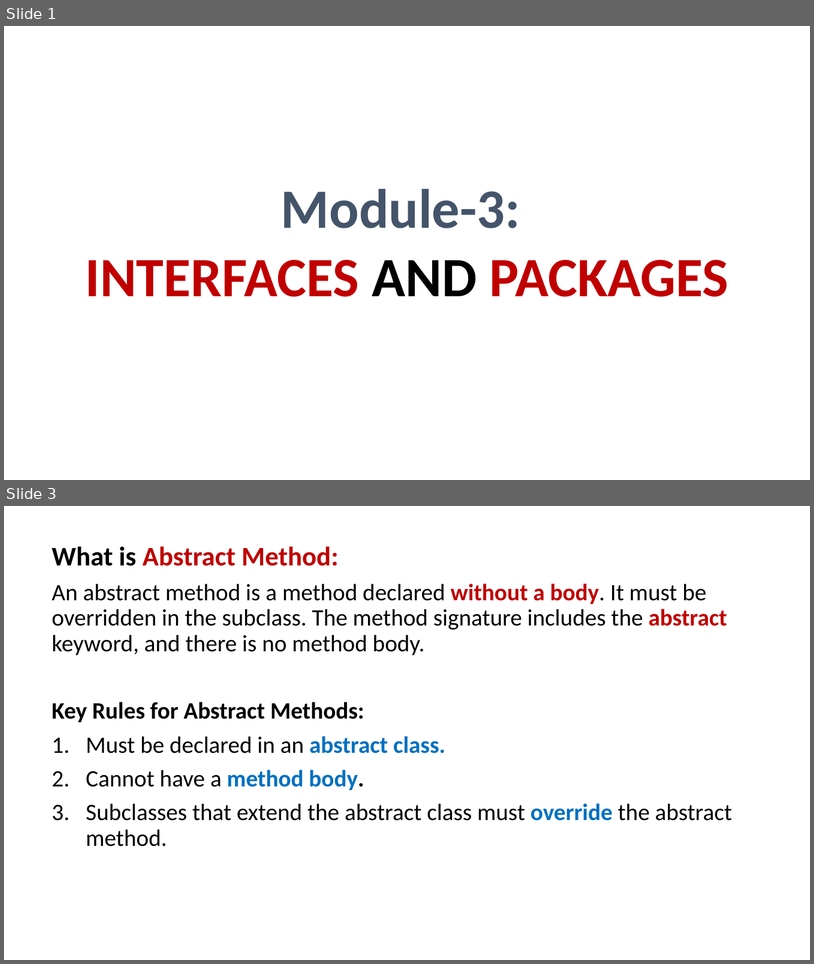
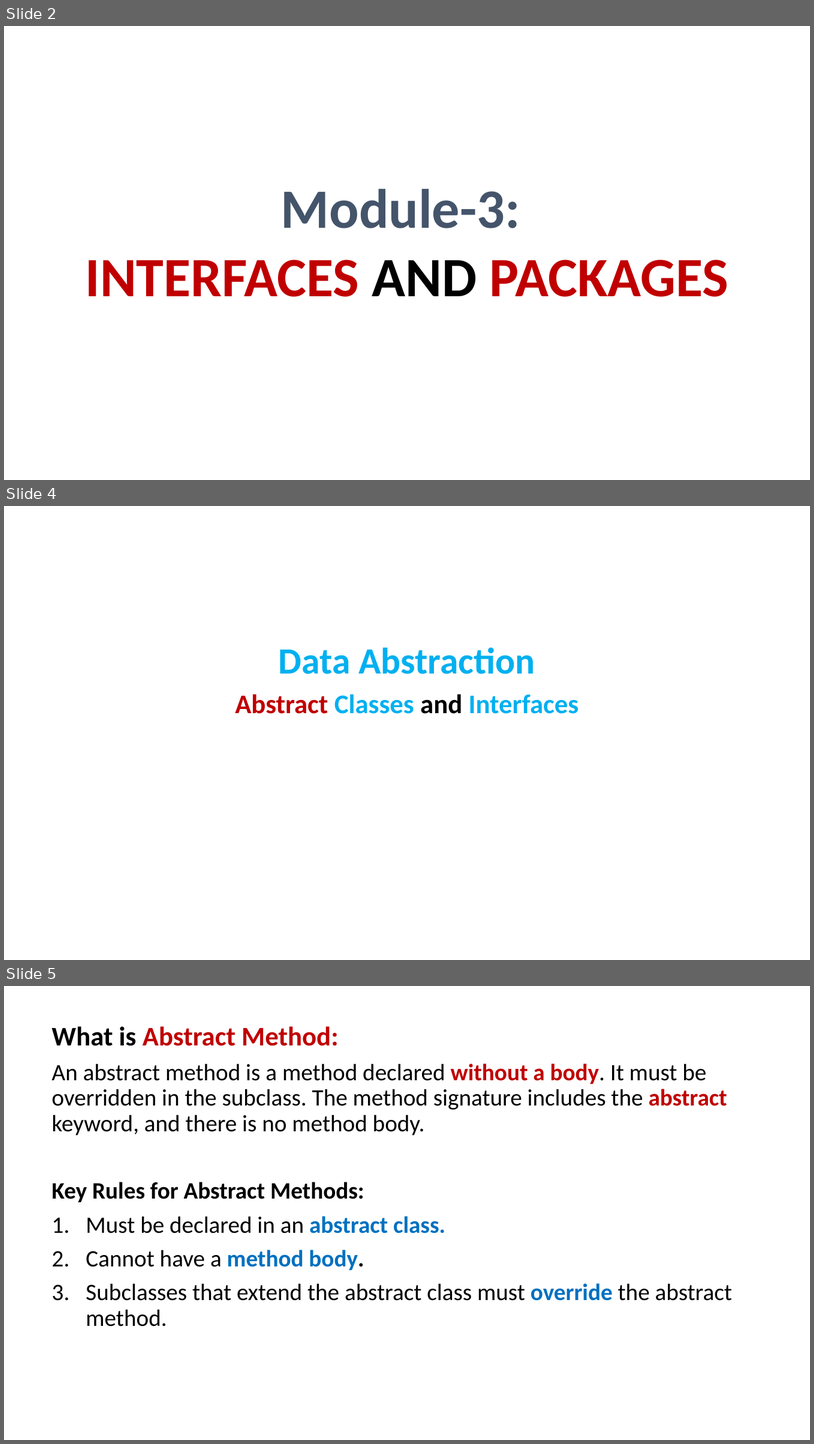
Before and after one commit to PRAMOD-VISHNU-NAIK/MCA-2nd-Sem-Shridevi-College, a slide deck: Theory Class-Notes/Complete Syllabus and Notes/Module-3 Interfaces and Packages.pptx. Shown one above the other, each under a label of ours: slides 1 and 3 before the commit, slides 2, 4 and 5 after it; the slides between them are not shown. The pictures are 814x964 and 814x1444 pixels, drawn with LibreOffice and Linux fonts; fonts in the diff are those of the drawing. Boxes give left, top, right and bottom in pixels: in the first picture for what was removed or moved away, otherwise in the second. Text is boxed around its words. In the diff, an @@ line names an element or a change of style, - is before the commit and + after.

```diff
--- a/Theory Class-Notes/Complete Syllabus and Notes/Module-3 Interfaces and Packages.pptx
+++ b/Theory Class-Notes/Complete Syllabus and Notes/Module-3 Interfaces and Packages.pptx
@@ slide 4 added at [4,506,810,960], background #FFFFFF @@
@@ text added at [235,647,579,714], 32 pt, text #00B0F0, bold @@
+Data Abstraction
+Abstract Classes and Interfaces
@@ what was slide 1 is now slide 2 @@
@@ what was slide 3 is now slide 5 @@
```
Also in this commit, not shown: 2 slides changed, 1 other slide added, 2 other files.
